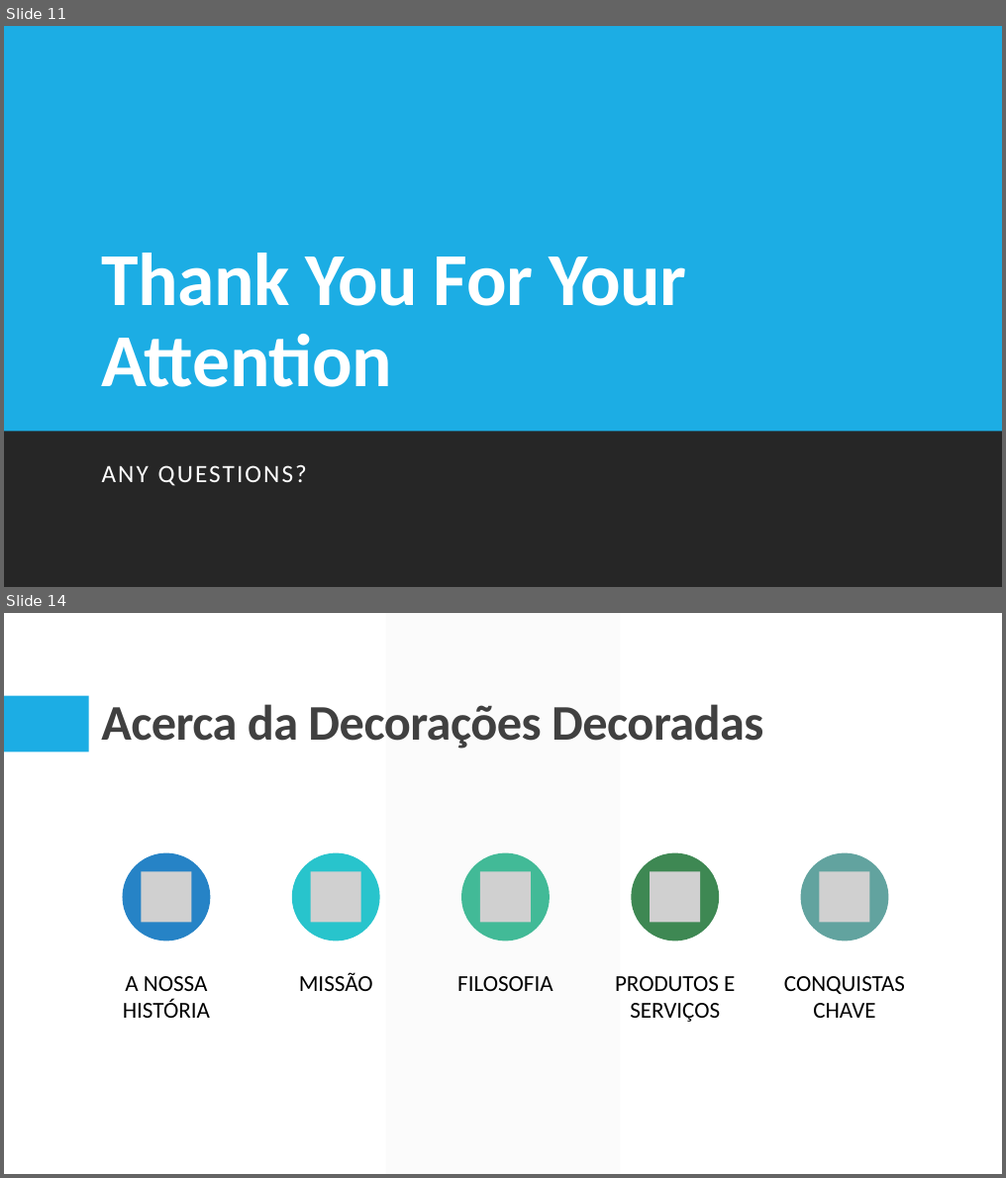
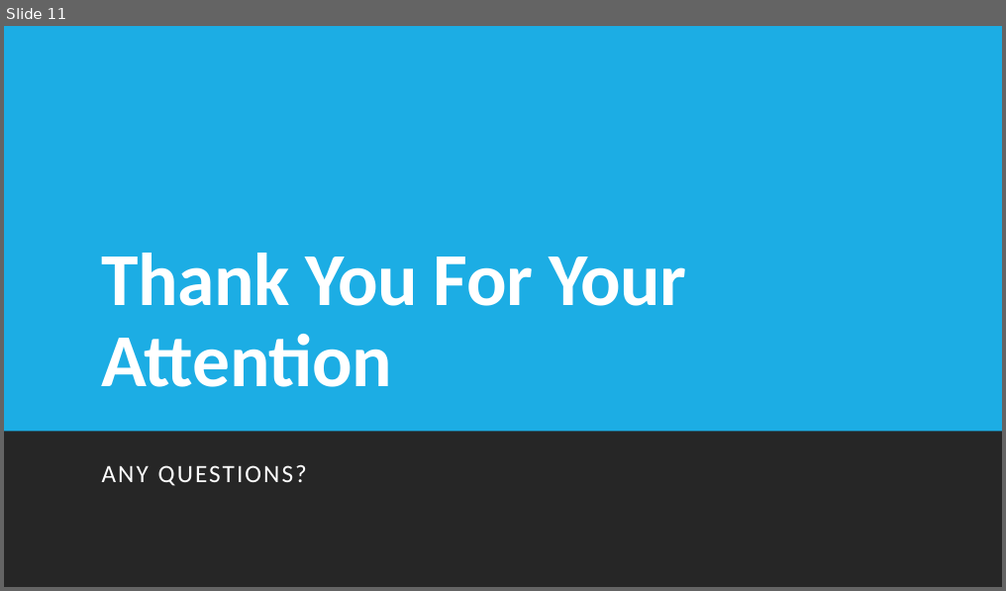
Before and after one commit to LourencoMelo/ISEP-EAPLI, a slide deck: eapli.base/docs/LAPR4 2021.pptx. Shown one above the other, each under a label of ours: slides 11 and 14 before the commit, slide 11 after it; the slides between them are not shown. The pictures are 1006x1178 and 1006x591 pixels, drawn with LibreOffice and Linux fonts; fonts in the diff are those of the drawing; grey boxes stand for pictures. Boxes give left, top, right and bottom in pixels: in the first picture for what was removed or moved away, otherwise in the second. Text is boxed around its words. In the diff, an @@ line names an element or a change of style, - is before the commit and + after.

```diff
--- a/eapli.base/docs/LAPR4 2021.pptx
+++ b/eapli.base/docs/LAPR4 2021.pptx
@@ slide 14 removed at (4, 613, 1002, 1174), background #FFFFFF; not listed: 2 template elements that a slide beside it also shows @@
@@ title removed at (101, 704, 763, 749) @@
-Acerca da Decorações Decoradas
@@ group removed at (122, 854, 905, 1022): 5 ellipses, 5 pictures, 5 texts @@
-A NOSSA HISTÓRIA
-MISSÃO
-FILOSOFIA
-PRODUTOS E SERVIÇOS
-CONQUISTAS CHAVE
```
Also in this commit, not shown: 3 slides changed, 2 slides added, 16 other slides removed.
